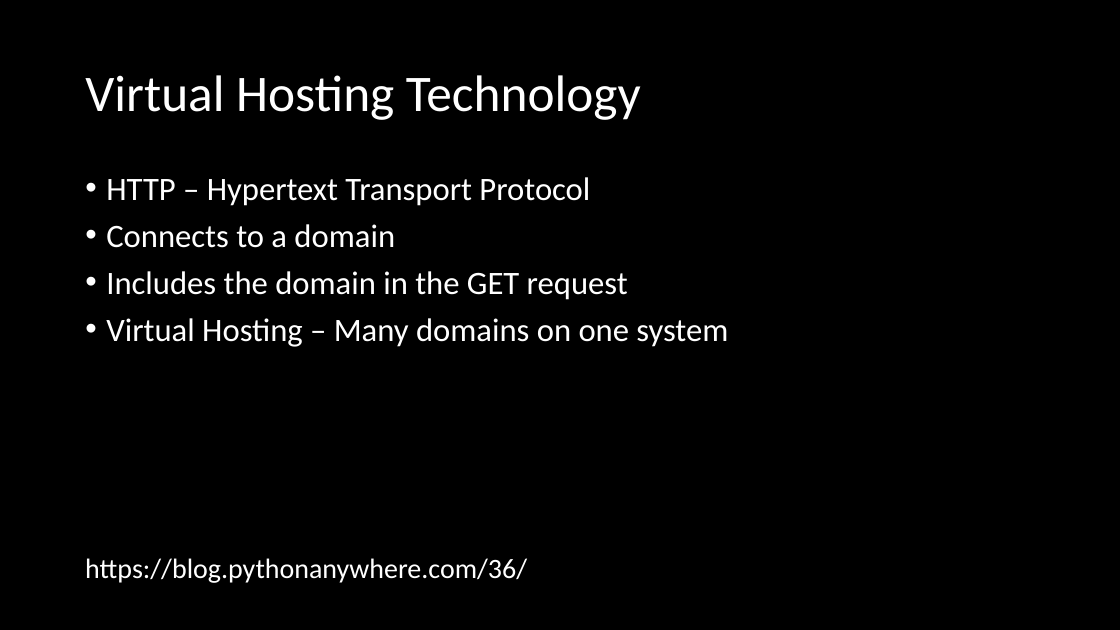
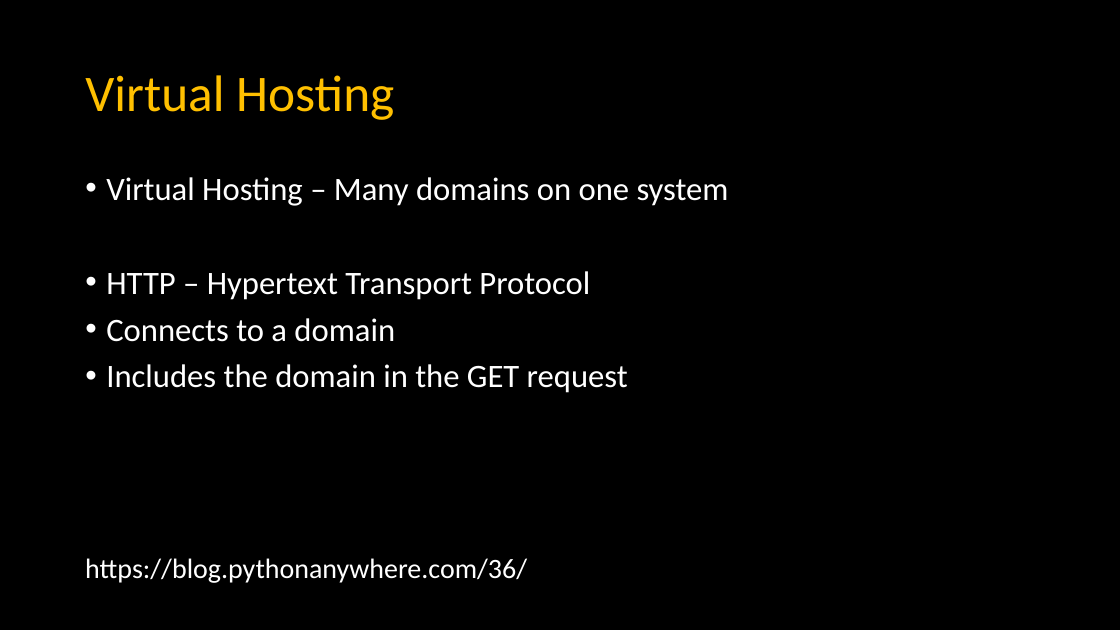
Before and after one commit to csev/dj4e, a slide deck: slide 9 of lectures/DJ-01-Hosting.pptx (slide 2 before the commit). Drawn at 1120x630 pixels with LibreOffice and Linux fonts; fonts in the diff are those of the drawing. Boxes give left, top, right and bottom in pixels: in the first picture for what was removed or moved away, otherwise in the second. Text is boxed around its words. In the diff, an @@ line names an element or a change of style, - is before the commit and + after.

```diff
--- a/lectures/DJ-01-Hosting.pptx
+++ b/lectures/DJ-01-Hosting.pptx
@@ title at (85, 75, 394, 120): text changed; text colour #FFFFFF to #FFC000 @@
-Virtual Hosting Technology
+Virtual Hosting
@@ text at (106, 177, 729, 206): paragraph added @@
+• Virtual Hosting – Many domains on one system
@@ text at (106, 318, 728, 347): paragraph removed @@
-• Virtual Hosting – Many domains on one system
```
Also in this commit, not shown: 8 other slides changed, 2 slides added, 3 other files.
